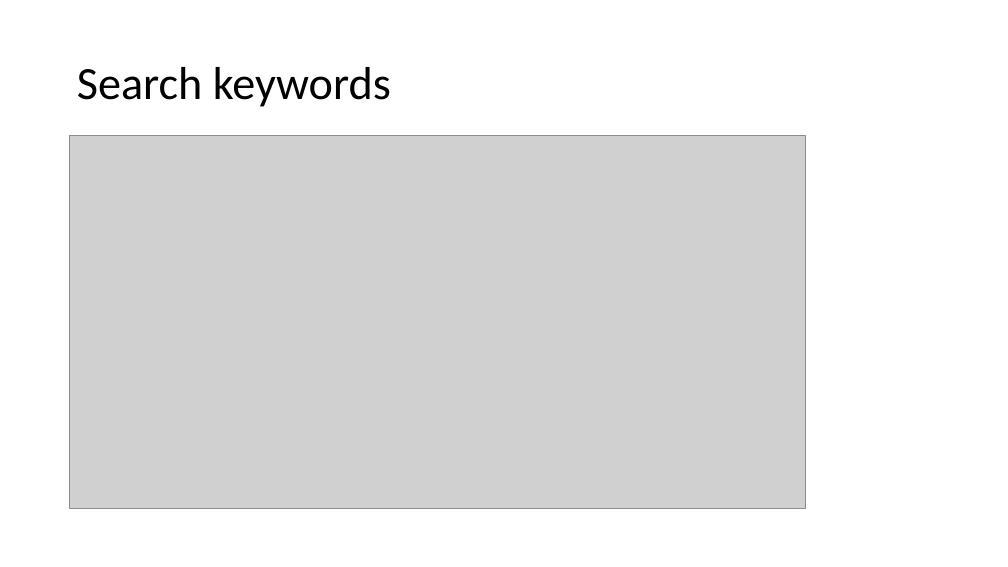
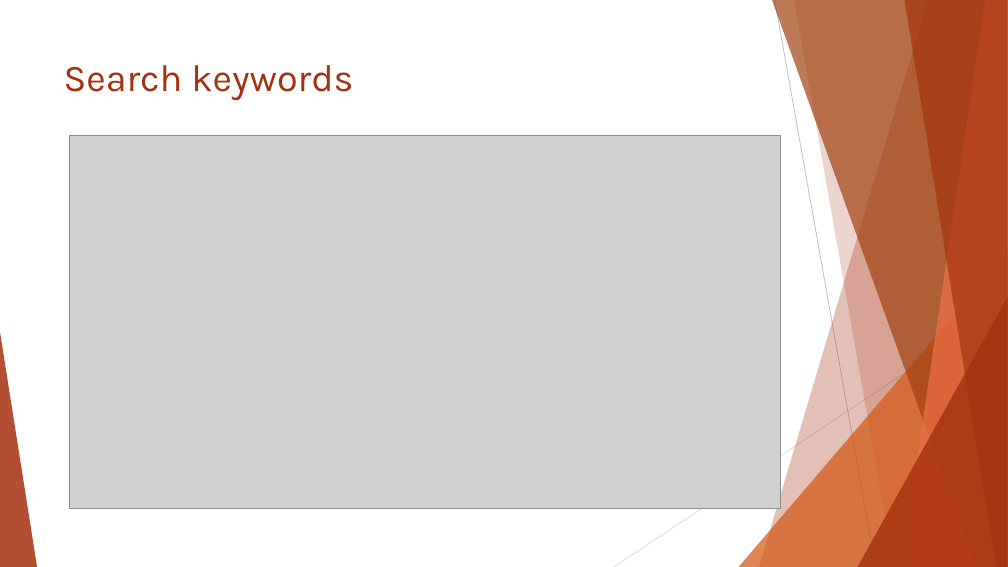
Before and after one commit to sajinshivdas/Digital-Forensics-Lab, a slide deck: slide 29 of Basic_Computer_Skills_for_Forensics/5_Introduction_to_digital_forensics.pptx. Drawn at 1008x567 pixels with LibreOffice and Linux fonts; fonts in the diff are those of the drawing; grey boxes stand for pictures; background and template pictures are left out. Boxes give left, top, right and bottom in pixels: in the first picture for what was removed or moved away, otherwise in the second. Text is boxed around its words. In the diff, an @@ line names an element or a change of style, - is before the commit and + after.

```diff
--- a/Basic_Computer_Skills_for_Forensics/5_Introduction_to_digital_forensics.pptx
+++ b/Basic_Computer_Skills_for_Forensics/5_Introduction_to_digital_forensics.pptx
@@ title "Search keywords": place and size @@
-title "Search keywords" at box(77, 67, 391, 107)
+title "Search keywords" at box(64, 65, 353, 101)
@@ title "Search keywords" at box(64, 65, 353, 101): size 44 to 36 pt, font Calibri to Karla, text colour #000000 to #A5300F; line spacing 0.9 to 1; vertical alignment middle to top @@
@@ picture: place and size @@
-picture at box(70, 135, 806, 508)
+picture at box(70, 135, 780, 508)
@@ group added at box(0, 0, 1008, 567): 5 freeform shapes, 3 triangles, 2 lines @@
```
Also in this commit, not shown: 32 other slides changed.
